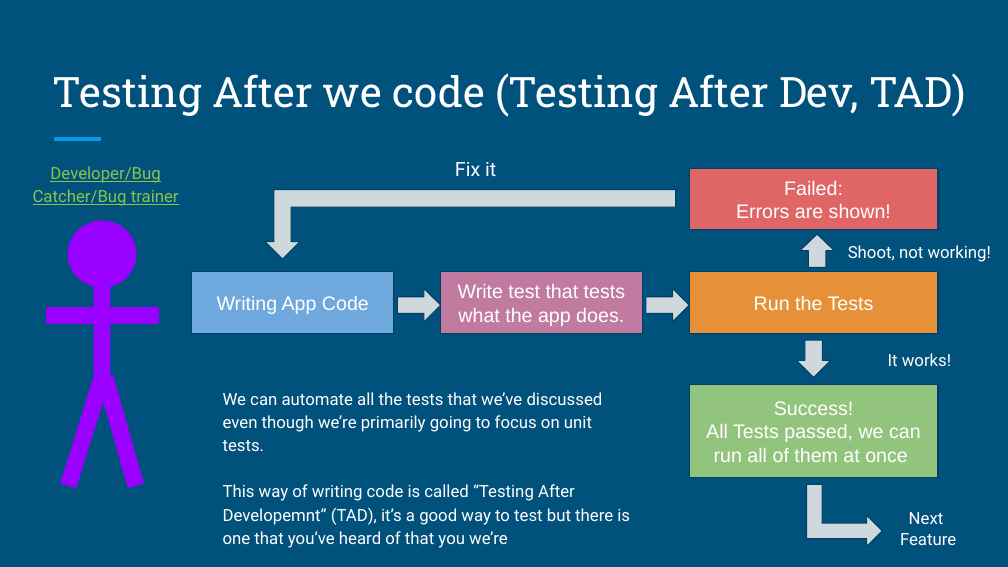
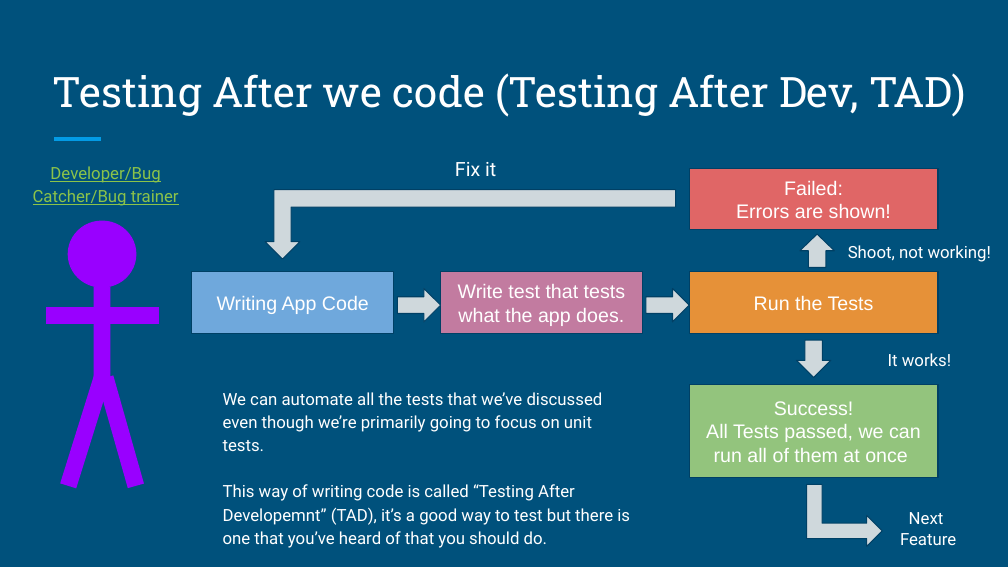
Before and after one commit to dmit-2008/DMIT2008-OE01-Fall-2026, a slide deck: slide 9 of docs/slides/DMIT2008-Week13-Day2-Testing-intro-new.pptx. Drawn at 1008x567 pixels with LibreOffice and Linux fonts; fonts in the diff are those of the drawing. Boxes give left, top, right and bottom in pixels: in the first picture for what was removed or moved away, otherwise in the second. Text is boxed around its words. In the diff, an @@ line names an element or a change of style, - is before the commit and + after.

Commit message:
Testing Intro

```diff
--- a/docs/slides/DMIT2008-Week13-Day2-Testing-intro-new.pptx
+++ b/docs/slides/DMIT2008-Week13-Day2-Testing-intro-new.pptx
@@ text at (x1=223, y1=392, x2=630, y2=548): text changed @@
-We can automate all the tests that we’ve discussed even though we’re primarily going to focus on unit tests.
-This way of writing code is called “Testing After Developemnt” (TAD), it’s a good way to test but there is one that you’ve heard of that you we’re
+We can automate all the tests that we’ve discussed even though we’re primarily going to focus on unit tests.
+This way of writing code is called “Testing After Developemnt” (TAD), it’s a good way to test but there is one that you’ve heard of that you should do.
```
Also in this commit, not shown: 4 other files.
